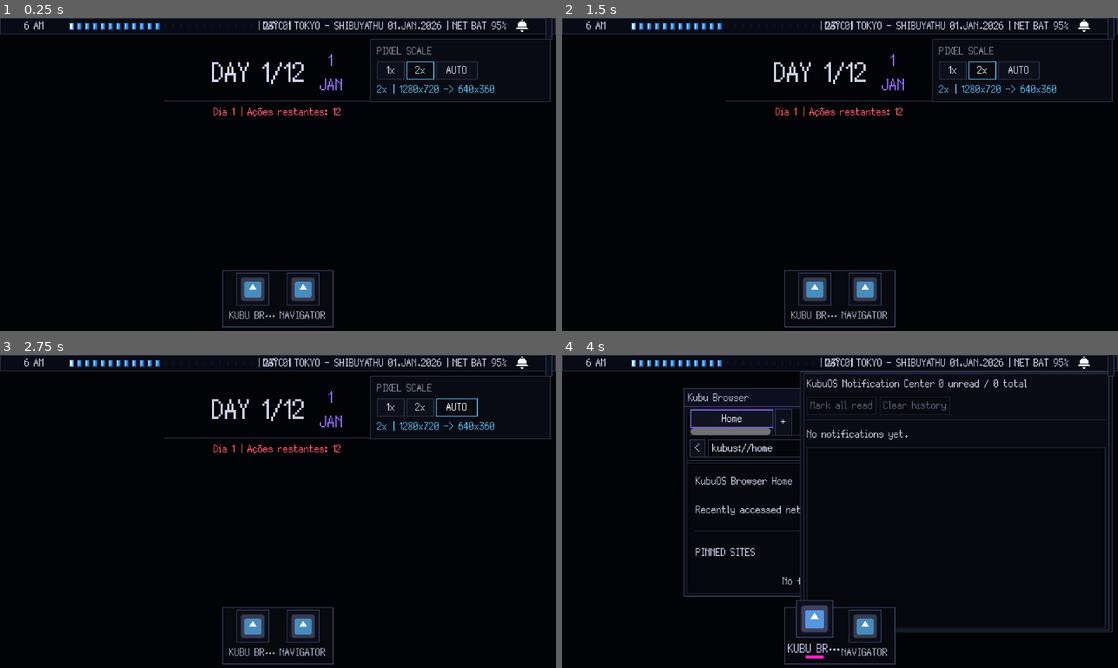
Above: before the commit, frames 1-4 (two rows, left to right).
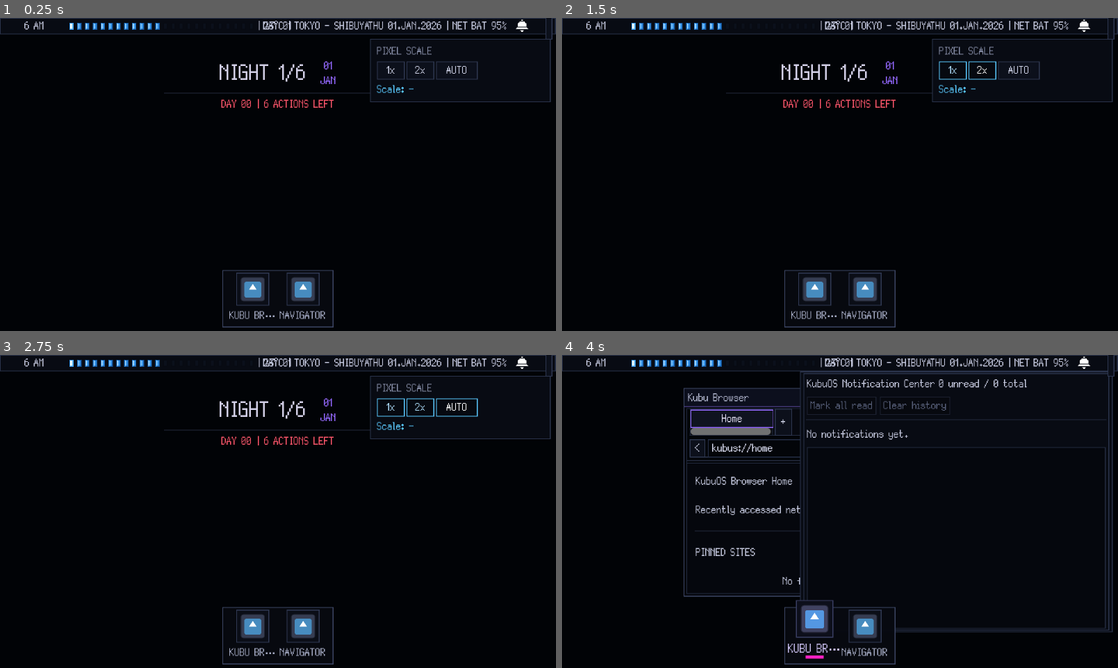
Above: after the commit, the same moments.

Repository: GYU-GAZE/NULL-NETWORK
Game: Godot game, scene res://core/main.tscn
Same seed, same stepped clock (60 frames per second), same inputs: the game is played once before the commit and once after it. The engine's default icon, where the game draws it, is replaced by a stand-in: a white triangle on a blue panel in a dark square.
Inputs (mouse positions are in pixels of both pictures, inside the frame that each line leads up to):
- Up to frame 1 (0.25 s): no input
- Up to frame 2 (1.5 s): click "1x" at 0.5 s; click "2x" at 1.25 s
- Up to frame 3 (2.75 s): click "AUTO" at 2 s
- Up to frame 4 (4 s): click (1084, 361) at 2.75 s; click (812, 627) at 3.52 s

The runs differ from the first frame. In frame 1, 1.6% of the frame differs, in the area x 7-89%, y 1-32%; in frame 2, 1.6%; in frame 3, 1.7%; in frame 4, less than 0.1%.
Error after the commit: Parse Error: Could not find type "ScaleMode" under base "KubuDisplaySettings". (res://systems/desktop/desktop.gd:139)

Commit message:
refactor: lock the game viewport to fixed 2x pixel scale

Diff:
--- a/core/autoloads/kubu_display_setting.gd
+++ b/core/autoloads/kubu_display_setting.gd
@@ -1,11 +1,5 @@
 extends Node
 class_name KubuDisplaySettings
-
-enum ScaleMode {
-	AUTO,
-	SCALE_1X,
-	SCALE_2X
-}
 
 enum DisplayMode {
 	WINDOWED,
@@ -13,7 +7,6 @@
 	EXCLUSIVE_FULLSCREEN
 }
 
-signal display_scale_changed(scale: int, physical_size: Vector2i)
 signal display_geometry_changed(
 	scale: int,
 	physical_size: Vector2i,
@@ -22,24 +15,16 @@
 )
 
 const CONFIG_PATH: String = "user://display_settings.cfg"
-const MIN_PIXEL_SCALE: int = 1
-const MAX_PIXEL_SCALE: int = 2
-
-@export_category("Defaults")
-@export var default_scale_mode: ScaleMode = ScaleMode.SCALE_2X
+const FIXED_PIXEL_SCALE: int = 2
+
+@export_category("Fixed Pixel Presentation")
 @export var default_display_mode: DisplayMode = DisplayMode.WINDOWED
 @export var default_windowed_size: Vector2i = Vector2i(1280, 720)
-
-@export_category("Logical Workspace")
-@export var minimum_logical_window_size: Vector2i = Vector2i(640, 360)
+@export var minimum_windowed_size: Vector2i = Vector2i(960, 540)
 @export var center_window_after_apply: bool = false
 
-@export_category("Automatic Pixel Scale")
-@export var minimum_auto_workspace: Vector2i = Vector2i(640, 360)
-
-var current_scale_mode: ScaleMode = ScaleMode.SCALE_2X
 var current_display_mode: DisplayMode = DisplayMode.WINDOWED
-var current_scale: int = 2
+var current_scale: int = FIXED_PIXEL_SCALE
 var current_windowed_size: Vector2i = Vector2i(1280, 720)
 var current_physical_size: Vector2i = Vector2i.ZERO
 var current_logical_size: Vector2i = Vector2i.ZERO
@@ -60,16 +45,6 @@
 	call_deferred("apply_display_settings")
 
 
-func set_scale_mode(mode: ScaleMode) -> void:
-	if mode < 0 or mode >= ScaleMode.size():
-		push_error("KubuDisplaySettings: invalid ScaleMode %s." % mode)
-		return
-
-	current_scale_mode = mode
-	_schedule_save()
-	apply_display_settings()
-
-
 func set_display_mode(mode: DisplayMode) -> void:
 	if mode < 0 or mode >= DisplayMode.size():
 		push_error("KubuDisplaySettings: invalid DisplayMode %s." % mode)
@@ -96,7 +71,7 @@
 		_root_window = get_tree().root
 
 	_is_applying = true
-	current_scale = _resolve_scale()
+	current_scale = FIXED_PIXEL_SCALE
 	_apply_window_mode()
 	_apply_content_scale()
 	_apply_minimum_window_size()
@@ -114,7 +89,7 @@
 
 
 func get_current_scale() -> int:
-	return current_scale
+	return FIXED_PIXEL_SCALE
 
 
 func get_current_physical_size() -> Vector2i:
@@ -131,10 +106,7 @@
 	if current_logical_size != Vector2i.ZERO:
 		return current_logical_size
 
-	return _calculate_logical_size(
-		get_current_physical_size(),
-		max(MIN_PIXEL_SCALE, current_scale)
-	)
+	return _calculate_logical_size(get_current_physical_size())
 
 
 func get_current_display_mode() -> DisplayMode:
@@ -155,11 +127,11 @@
 
 
 func _apply_content_scale() -> void:
-	## O framebuffer lógico cresce e encolhe com a janela. Apenas a densidade
-	## visual muda entre 1x e 2x, mantendo todos os tamanhos de UI em inteiros.
+	## O desktop inteiro sempre opera em 2x. A redução para 1x acontece apenas
+	## dentro do VisualRoot de cada WindowBase, nunca no viewport principal.
 	_root_window.content_scale_mode = Window.CONTENT_SCALE_MODE_DISABLED
 	_root_window.content_scale_size = Vector2i.ZERO
-	_root_window.content_scale_factor = float(current_scale)
+	_root_window.content_scale_factor = float(FIXED_PIXEL_SCALE)
 	_root_window.content_scale_stretch = Window.CONTENT_SCALE_STRETCH_INTEGER
 
 
@@ -171,7 +143,7 @@
 		_root_window.min_size = Vector2i.ZERO
 		return
 
-	_root_window.min_size = _get_physical_minimum_window_size()
+	_root_window.min_size = _sanitize_minimum_window_size(minimum_windowed_size)
 
 
 func _refresh_display_geometry() -> void:
@@ -180,28 +152,24 @@
 	if _root_window == null:
 		return
 
+	current_scale = FIXED_PIXEL_SCALE
 	current_physical_size = _root_window.size
-	current_scale = _resolve_scale()
+	current_logical_size = _calculate_logical_size(current_physical_size)
 	_apply_content_scale()
 	_apply_minimum_window_size()
-	current_logical_size = _calculate_logical_size(
-		current_physical_size,
-		current_scale
-	)
 
 	if current_display_mode == DisplayMode.WINDOWED:
 		current_windowed_size = current_physical_size
 
 	if KubuOSMetrics != null and KubuOSMetrics.has_method("set_display_state"):
 		KubuOSMetrics.set_display_state(
-			current_scale,
+			FIXED_PIXEL_SCALE,
 			current_physical_size,
 			current_logical_size
 		)
 
-	display_scale_changed.emit(current_scale, current_physical_size)
 	display_geometry_changed.emit(
-		current_scale,
+		FIXED_PIXEL_SCALE,
 		current_physical_size,
 		current_logical_size,
 		current_display_mode
@@ -227,61 +195,25 @@
 	_queue_geometry_refresh()
 
 
-func _resolve_scale() -> int:
-	match current_scale_mode:
-		ScaleMode.AUTO:
-			return _get_best_auto_scale_for_current_screen()
-		ScaleMode.SCALE_1X:
-			return 1
-		ScaleMode.SCALE_2X:
-			return 2
-
-	return 2
-
-
-func _get_best_auto_scale_for_current_screen() -> int:
+func _calculate_logical_size(physical_size: Vector2i) -> Vector2i:
+	return Vector2i(
+		max(1, physical_size.x / FIXED_PIXEL_SCALE),
+		max(1, physical_size.y / FIXED_PIXEL_SCALE)
+	)
+
+
+func _sanitize_minimum_window_size(requested_size: Vector2i) -> Vector2i:
 	var screen_index: int = DisplayServer.window_get_current_screen()
 	var usable_rect: Rect2i = DisplayServer.screen_get_usable_rect(screen_index)
-	var available_physical_size: Vector2i = usable_rect.size
-	var required_for_2x := Vector2i(
-		minimum_auto_workspace.x * 2,
-		minimum_auto_workspace.y * 2
-	)
-
-	if (
-		available_physical_size.x >= required_for_2x.x
-		and available_physical_size.y >= required_for_2x.y
-	):
-		return 2
-
-	return 1
-
-
-func _calculate_logical_size(physical_size: Vector2i, scale: int) -> Vector2i:
-	var safe_scale: int = max(MIN_PIXEL_SCALE, scale)
 
 	return Vector2i(
-		max(1, physical_size.x / safe_scale),
-		max(1, physical_size.y / safe_scale)
-	)
-
-
-func _get_physical_minimum_window_size() -> Vector2i:
-	var screen_index: int = DisplayServer.window_get_current_screen()
-	var usable_rect: Rect2i = DisplayServer.screen_get_usable_rect(screen_index)
-	var requested := Vector2i(
-		minimum_logical_window_size.x * current_scale,
-		minimum_logical_window_size.y * current_scale
-	)
-
-	return Vector2i(
-		min(requested.x, max(1, usable_rect.size.x)),
-		min(requested.y, max(1, usable_rect.size.y))
+		min(max(1, requested_size.x), max(1, usable_rect.size.x)),
+		min(max(1, requested_size.y), max(1, usable_rect.size.y))
 	)
 
 
 func _sanitize_windowed_size(requested_size: Vector2i) -> Vector2i:
-	var minimum_size: Vector2i = _get_physical_minimum_window_size()
+	var minimum_size: Vector2i = _sanitize_minimum_window_size(minimum_windowed_size)
 
 	return Vector2i(
 		max(minimum_size.x, requested_size.x),
@@ -299,9 +231,8 @@
 
 
 func _load_settings() -> void:
-	current_scale_mode = default_scale_mode
 	current_display_mode = default_display_mode
-	current_scale = 2 if default_scale_mode != ScaleMode.SCALE_1X else 1
+	current_scale = FIXED_PIXEL_SCALE
 	current_windowed_size = default_windowed_size
 
 	var config := ConfigFile.new()
@@ -310,17 +241,6 @@
 	if err != OK:
 		current_windowed_size = _sanitize_windowed_size(current_windowed_size)
 		return
-
-	var saved_scale_mode: int = int(config.get_value(
-		"display",
-		"scale_mode",
-		int(default_scale_mode)
-	))
-
-	if saved_scale_mode >= 0 and saved_scale_mode < ScaleMode.size():
-		current_scale_mode = saved_scale_mode as ScaleMode
-
-	current_scale = _resolve_scale()
 
 	var saved_display_mode: int = int(config.get_value(
 		"display",
@@ -357,7 +277,6 @@
 
 func _save_settings() -> void:
 	var config := ConfigFile.new()
-	config.set_value("display", "scale_mode", int(current_scale_mode))
 	config.set_value("display", "display_mode", int(current_display_mode))
 	config.set_value("display", "windowed_size", current_windowed_size)
 
